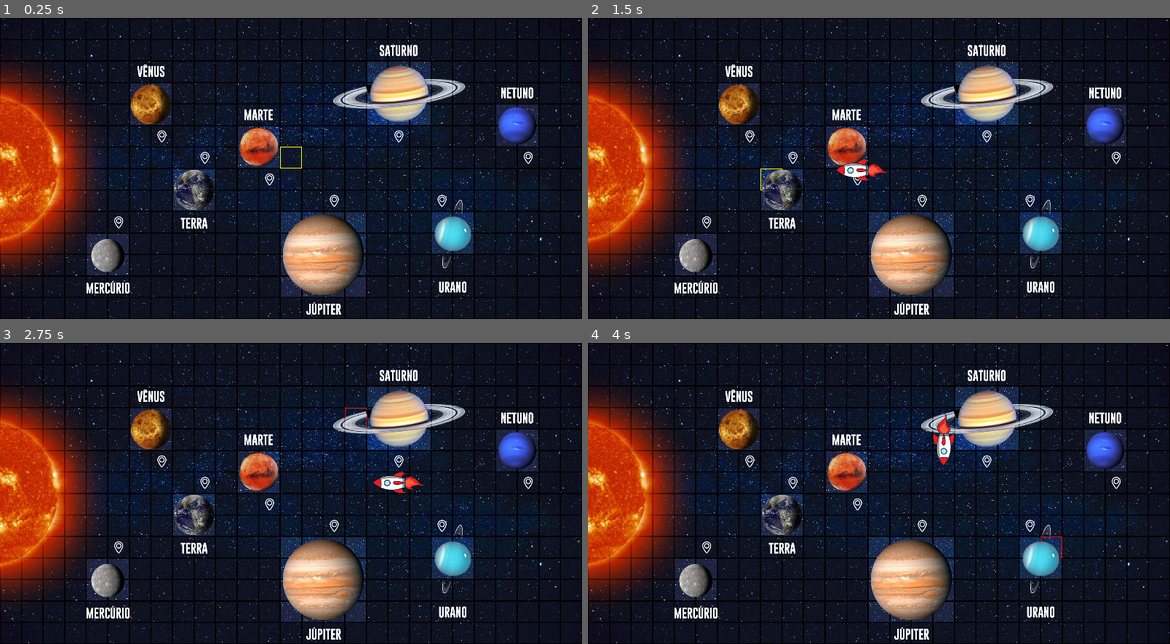
Above: before the commit, frames 1-4 (two rows, left to right).
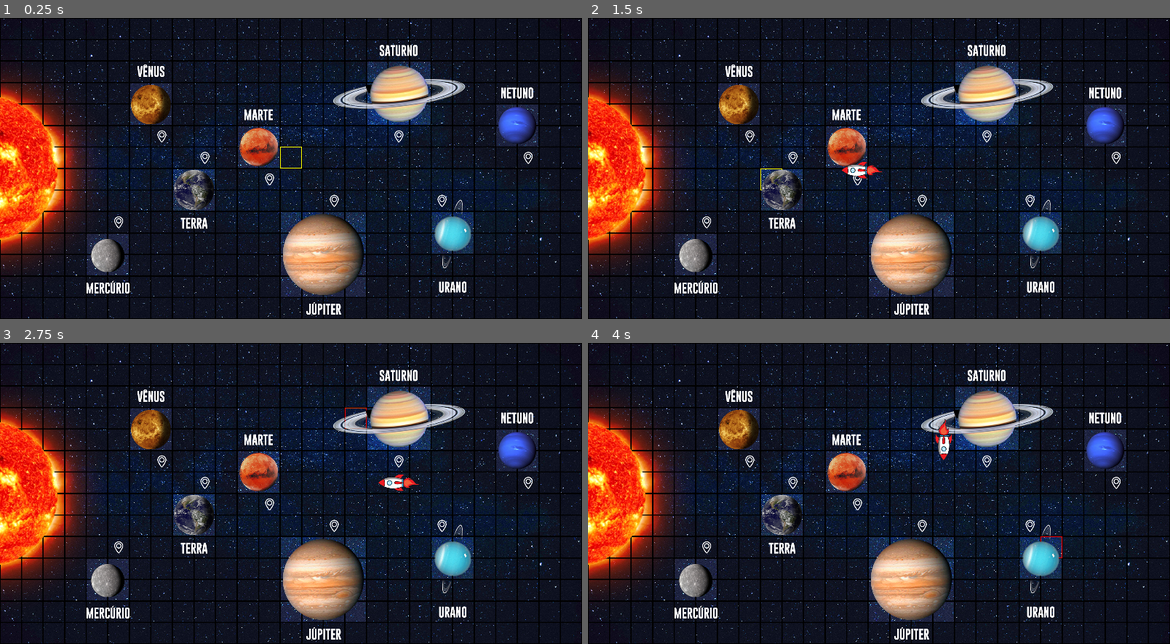
Above: after the commit, the same moments.

Repository: Equiel-1703/jogo-ExpPC
Game: Godot game, scene res://scenes/main.tscn
The game is run twice, just before and just after one commit, with the same random seed, the same clock (stepped at 60 frames per second) and the same inputs.
Inputs (mouse positions are in pixels of both pictures, inside the frame that each line leads up to):
- Up to frame 1 (0.25 s): no input
- Up to frame 2 (1.5 s): tap Enter at 0.5 s; move the mouse to (1007, 153) at 0.52 s; press the mouse at (1007, 153) at 0.53 s; tap Space at 1.25 s; move the mouse to (762, 183) at 1.27 s; release the mouse at (762, 183) at 1.28 s; click (762, 183) at 1.35 s
- Up to frame 3 (2.75 s): move the mouse to (349, 427) at 2.02 s; press the mouse at (349, 427) at 2.03 s
- Up to frame 4 (4 s): tap Enter at 2.75 s; move the mouse to (849, 553) at 2.77 s; release the mouse at (849, 553) at 2.78 s; click (849, 553) at 2.85 s; move the mouse to (1053, 538) at 3.52 s; press the mouse at (1053, 538) at 3.53 s

The runs differ from the first frame. In frame 1, 6.4% of the frame differs, in the area x 0-16%, y 17-84%; in frame 2, 6.7%; in frame 3, 6.7%; in frame 4, 6.7%, in the area x 0-63%, y 17-84%.

Commit message:
Started path creation scene

Diff:
--- /dev/null
+++ b/scenes/criar_path.tscn
@@ -0,0 +1,21 @@
+[gd_scene load_steps=2 format=3 uid="uid://cig2gpf3kuqkq"]
+
+[ext_resource type="Script" path="res://scripts/criar_path.gd" id="1_xtxpk"]
+
+[node name="CriarPath" type="Control"]
+layout_mode = 3
+anchors_preset = 15
+anchor_right = 1.0
+anchor_bottom = 1.0
+grow_horizontal = 2
+grow_vertical = 2
+script = ExtResource("1_xtxpk")
+
+[node name="CenterContainer" type="CenterContainer" parent="."]
+layout_mode = 0
+offset_right = 1890.0
+offset_bottom = 980.0
+
+[node name="HBoxContainer" type="HBoxContainer" parent="CenterContainer"]
+unique_name_in_owner = true
+layout_mode = 2
--- /dev/null
+++ b/scenes/direction_button.tscn
@@ -0,0 +1,10 @@
+[gd_scene load_steps=3 format=3 uid="uid://cj0mpdxnupbgl"]
+
+[ext_resource type="Texture2D" uid="uid://b2spr4bxiphnj" path="res://res/BOTÃO_JOGO.png" id="1_6jln3"]
+[ext_resource type="Script" path="res://scripts/direction_button.gd" id="2_rmg76"]
+
+[node name="DirectionButton" type="TextureButton"]
+texture_normal = ExtResource("1_6jln3")
+script = ExtResource("2_rmg76")
+
+[connection signal="pressed" from="." to="." method="_on_pressed"]
--- a/scenes/main.tscn
+++ b/scenes/main.tscn
@@ -71,5 +71,6 @@
 [node name="Rocket" type="Sprite2D" parent="."]
 unique_name_in_owner = true
 visible = false
+scale = Vector2(0.8, 0.8)
 texture = ExtResource("5_mjr6l")
 script = ExtResource("6_42yqi")
--- /dev/null
+++ b/scripts/criar_path.gd
@@ -0,0 +1,16 @@
+extends Control
+
+func _ready():
+	# Load button scene
+	var button = preload("res://scenes/direction_button.tscn")
+
+	# Add button to the VBoxContainer
+	%HBoxContainer.add_child(button.instantiate())
+
+func load_buttons(path_commands_answer: Array):
+	var button = preload("res://scenes/direction_button.tscn")
+
+	for i in range(path_commands_answer.size()):
+		var button_instance = button.instance()
+		button_instance.set_text(path_commands_answer[i])
+		%HBoxContainer.add_child(button_instance)
--- /dev/null
+++ b/scripts/direction_button.gd
@@ -0,0 +1,11 @@
+extends TextureButton
+
+@export var path_direction: PathProcessor.MOVES = PathProcessor.MOVES.RIGHT
+
+func _ready():
+	self.pivot_offset = Vector2(self.size.x / 2, self.size.y / 2)
+
+func _on_pressed():
+	self.rotation_degrees += 90
+	self.path_direction = (self.path_direction + 1) % PathProcessor.MOVES.size() as PathProcessor.MOVES
+	PathProcessor.print_move(self.path_direction)
--- a/scripts/path_processor.gd
+++ b/scripts/path_processor.gd
@@ -1,6 +1,6 @@
 extends Node
 
-enum MOVES {UP, DOWN, LEFT, RIGHT}
+enum MOVES {UP, RIGHT, DOWN, LEFT}
 
 func determine_direction(from:Vector2, to:Vector2) -> MOVES:
 	var direction:MOVES
@@ -16,12 +16,15 @@
 
 func print_moves(moves:Array):
 	for move in moves:
-		match move:
-			MOVES.UP:
-				print("UP ")
-			MOVES.DOWN:
-				print("DOWN ")
-			MOVES.LEFT:
-				print("LEFT ")
-			MOVES.RIGHT:
-				print("RIGHT ")
+		print_move(move)
+
+func print_move(move:MOVES):
+	match move:
+		MOVES.UP:
+			print("UP")
+		MOVES.DOWN:
+			print("DOWN")
+		MOVES.LEFT:
+			print("LEFT")
+		MOVES.RIGHT:
+			print("RIGHT")
Binary file added: res/BOTÃO_JOGO.png
Not shown, added: res/BOTÃO_JOGO.png.import
Binary file changed: res/MAPA_JOGO_OV.png
Binary file added: res/right-arrow.png
Not shown, added: res/right-arrow.png.import
